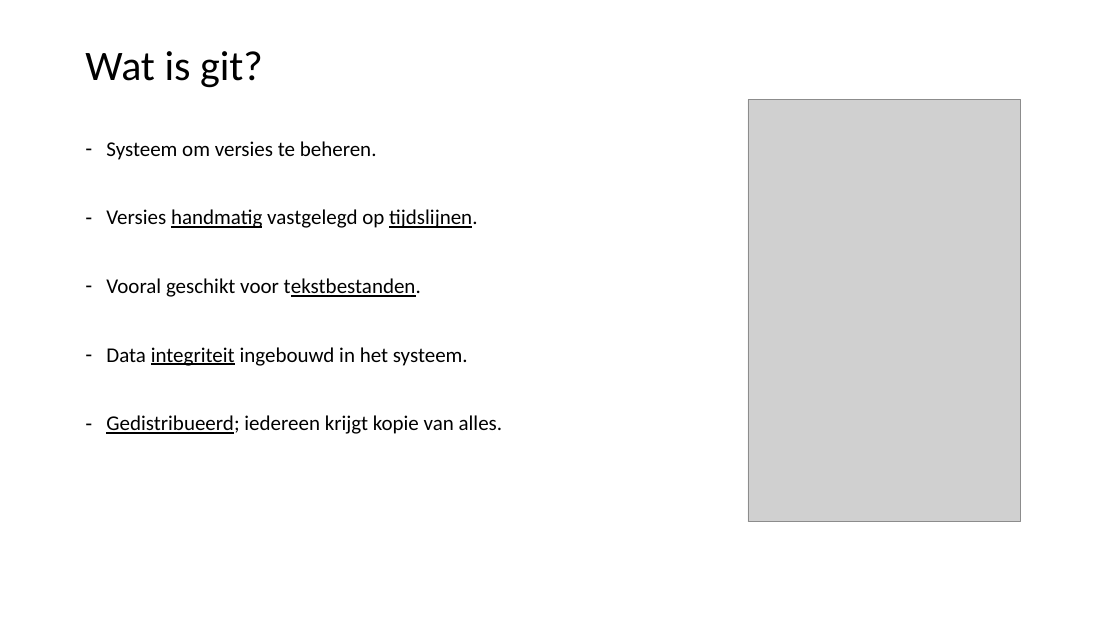
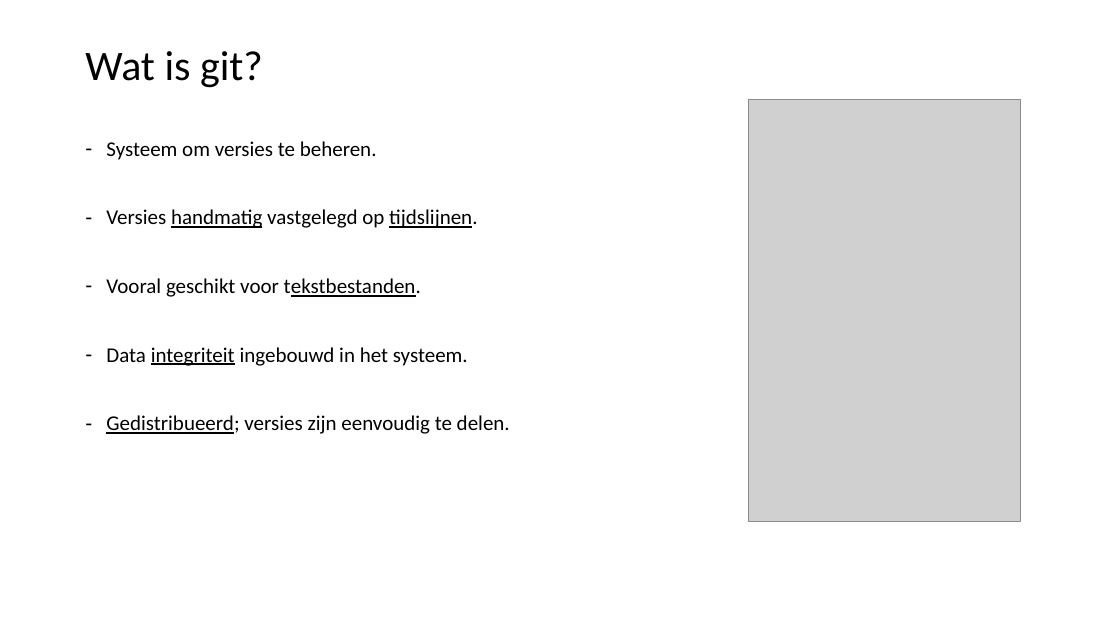
Before and after one commit to LFKoning/knowledge-sharing, a slide deck: slide 4 of git_course/1_basics/git_basic.pptx. Drawn at 1120x630 pixels with LibreOffice and Linux fonts; fonts in the diff are those of the drawing; grey boxes stand for pictures. Boxes give left, top, right and bottom in pixels: in the first picture for what was removed or moved away, otherwise in the second. Text is boxed around its words. In the diff, an @@ line names an element or a change of style, - is before the commit and + after.

```diff
--- a/git_course/1_basics/git_basic.pptx
+++ b/git_course/1_basics/git_basic.pptx
@@ text at box(106, 415, 510, 434): text changed @@
-– Gedistribueerd; iedereen krijgt kopie van alles.
+– Gedistribueerd; versies zijn eenvoudig te delen.
```
Also in this commit, not shown: 32 other slides changed, 1 other file.
